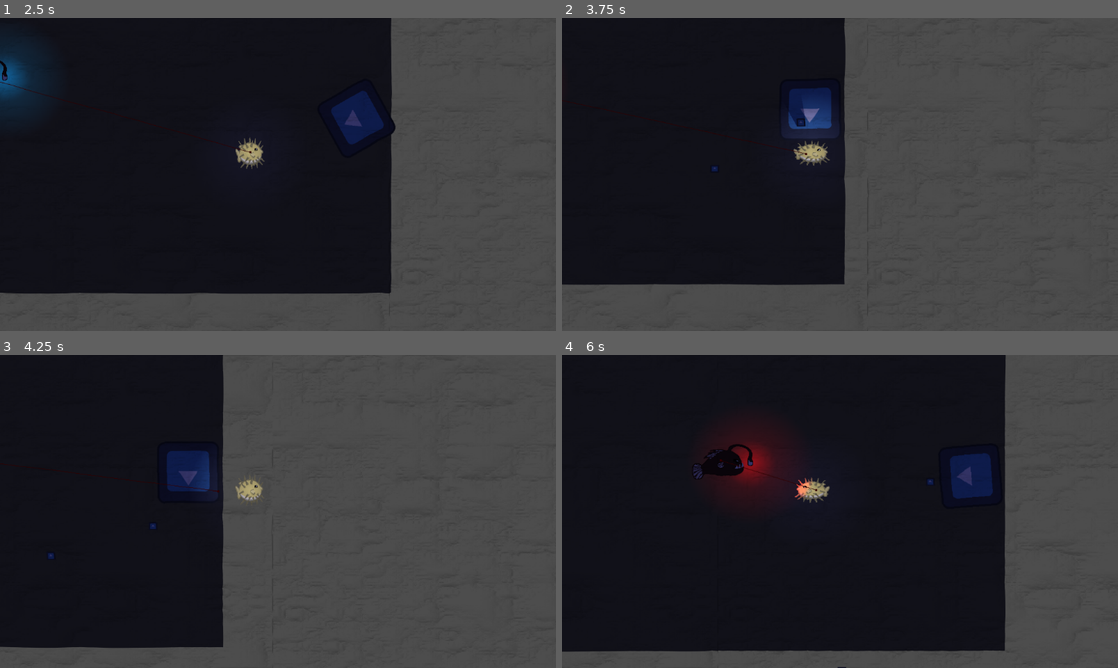
Above: before the commit, frames 1-4 (two rows, left to right).
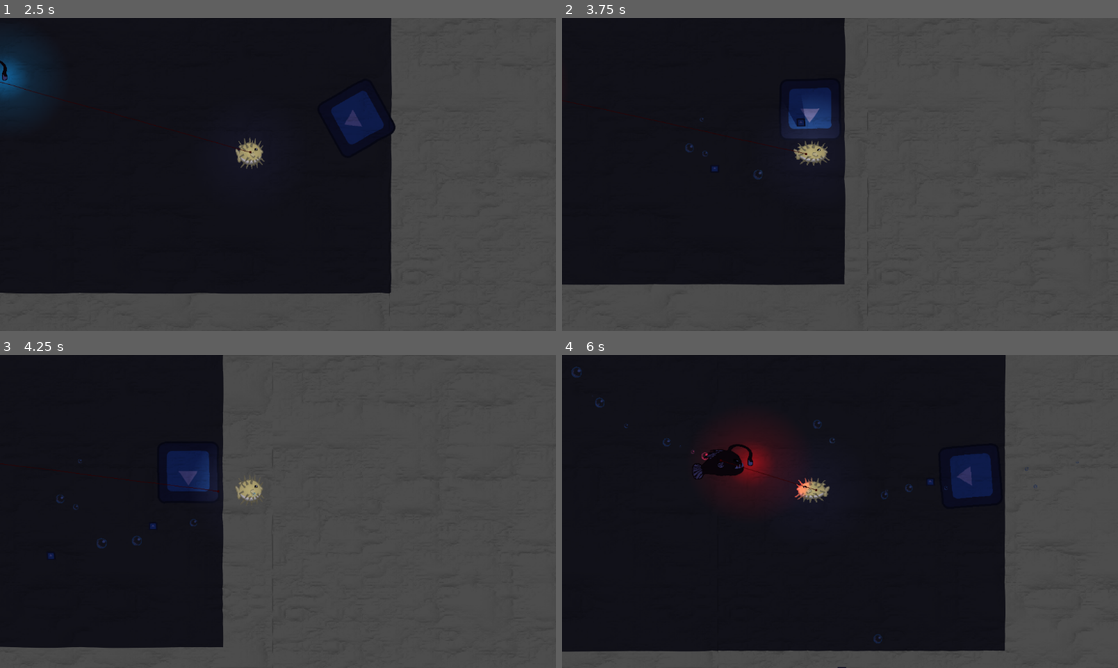
Above: after the commit, the same moments.

Repository: Chestrade/pixel-jam-2024
Game: Godot game, scene res://Scenes/main_menu.tscn
Two runs of this game, one before a commit and one after it. Both use one fixed random seed, a clock stepped at 60 frames per second and the inputs below. The engine's default icon, where the game draws it, is replaced by a stand-in: a white triangle on a blue panel in a dark square.
Inputs (mouse positions are in pixels of both pictures, inside the frame that each line leads up to):
- Up to frame 1 (2.5 s): click "Play" at 0.5 s; move the mouse to (400, 158) at 1.27 s; hold Right (swim_right) 1.28-2.03 s; hold Shift (dash) 1.28-2.03 s; move the mouse to (166, 190) at 2.02 s; hold Down (swim_down) from 2.03 s (still down); tap Space (inflate) at 2.1 s
- Up to frame 2 (3.75 s): move the mouse to (895, 105) at 2.77 s; release Down (swim_down) at 2.78 s; hold Right (swim_right) 2.78-3.53 s; hold J 2.78-3.53 s; move the mouse to (812, 237) at 3.52 s; hold W (swim_up) from 3.53 s (still down); tap Shift (dash) at 3.6 s
- Up to frame 3 (4.25 s): keep holding W (swim_up)
- Up to frame 4 (6 s): move the mouse to (1006, 558) at 4.27 s; release W (swim_up) at 4.28 s; hold Space (inflate) 4.28-5.03 s; hold Left (swim_left) 4.28-5.78 s; move the mouse to (673, 464) at 5.02 s; tap J at 5.1 s; move the mouse to (867, 511) at 5.77 s; hold Down (swim_down) from 5.78 s (still down); hold Shift (dash) from 5.78 s (still down)

Frame 1 is identical in both runs. In frame 2, less than 0.1% of the frame differs, in the area x 22-36%, y 32-52%; in frame 3, less than 0.1%; in frame 4, 0.2%, in the area x 1-93%, y 3-92%.

Commit message:
bubbles particules

Diff:
--- a/Characters/angler_fish.tscn
+++ b/Characters/angler_fish.tscn
@@ -1,6 +1,7 @@
-[gd_scene load_steps=17 format=3 uid="uid://cj1nptspt5q4w"]
+[gd_scene load_steps=18 format=3 uid="uid://cj1nptspt5q4w"]
 
 [ext_resource type="Script" path="res://Scripts/angler_fish.gd" id="1_kr2uu"]
+[ext_resource type="PackedScene" uid="uid://ro8lxae0taoi" path="res://Scenes/bubbles.tscn" id="2_05m6l"]
 [ext_resource type="AudioStream" uid="uid://43kpflg8s2q" path="res://Audio/SFX/Horror_01.ogg" id="3_u1onr"]
 [ext_resource type="AudioStream" uid="uid://dotvd8qnw4tq2" path="res://Audio/SFX/Water_Underwater_Angler_01.ogg" id="4_2te46"]
 [ext_resource type="AudioStream" uid="uid://k2mcwfrwub7g" path="res://Audio/SFX/Horror_02.ogg" id="4_nd6ju"]
@@ -69,6 +70,8 @@
 script = ExtResource("1_kr2uu")
 nav_agent = NodePath("Navigation/NavigationAgent2D")
 healthColors = Array[Color]([Color(0, 0.920814, 0.539955, 1), Color(0.917647, 0.917647, 0.203922, 1), Color(1, 0.47451, 0, 1), Color(1, 0, 0, 1)])
+
+[node name="Bubbles" parent="." instance=ExtResource("2_05m6l")]
 
 [node name="Audio Streams" type="Node" parent="."]
 
--- a/Characters/player_blowfish.tscn
+++ b/Characters/player_blowfish.tscn
@@ -8,6 +8,7 @@
 [ext_resource type="AudioStream" uid="uid://b1j1gbdtkocpv" path="res://Audio/SFX/Water_Underwater_splash_02.ogg" id="5_r3m2q"]
 [ext_resource type="AudioStream" uid="uid://bq3ev6blchqi5" path="res://Audio/SFX/Water_Underwater_splash_03.ogg" id="6_jeu1x"]
 [ext_resource type="AudioStream" uid="uid://dvutvoyex3gve" path="res://Audio/SFX/Water_Underwater_splash_04.ogg" id="7_knawm"]
+[ext_resource type="PackedScene" uid="uid://ro8lxae0taoi" path="res://Scenes/bubbles.tscn" id="9_dd8cb"]
 
 [sub_resource type="SpriteFrames" id="SpriteFrames_wyglf"]
 animations = [{
@@ -73,6 +74,7 @@
 sprite_frames = SubResource("SpriteFrames_wyglf")
 
 [node name="CollisionShape2D" type="CollisionShape2D" parent="."]
+visible = false
 position = Vector2(4, 0)
 shape = SubResource("CircleShape2D_5wixs")
 
@@ -92,6 +94,7 @@
 one_shot = true
 
 [node name="Trash Pickup Area" type="Area2D" parent="." groups=["Player"]]
+visible = false
 collision_layer = 2
 collision_mask = 8
 
@@ -119,4 +122,6 @@
 max_polyphony = 2
 bus = &"Player"
 
+[node name="Bubbles" parent="." instance=ExtResource("9_dd8cb")]
+
 [connection signal="timeout" from="SinkTimer" to="." method="_on_sink_timer_timeout"]
--- a/Characters/projectile.tscn
+++ b/Characters/projectile.tscn
@@ -1,7 +1,8 @@
-[gd_scene load_steps=14 format=3 uid="uid://bc0rkpe0u0r20"]
+[gd_scene load_steps=15 format=3 uid="uid://bc0rkpe0u0r20"]
 
 [ext_resource type="Script" path="res://Scripts/projectile.gd" id="1_ow5dx"]
 [ext_resource type="Texture2D" uid="uid://d0egbrasmuxvw" path="res://icon.svg" id="1_wiwml"]
+[ext_resource type="PackedScene" uid="uid://ro8lxae0taoi" path="res://Scenes/bubbles.tscn" id="3_vtswu"]
 
 [sub_resource type="CircleShape2D" id="CircleShape2D_mgagi"]
 
@@ -98,6 +99,8 @@
 explosiveness = 0.8
 randomness = 0.55
 
+[node name="Bubbles" parent="." instance=ExtResource("3_vtswu")]
+
 [node name="Impact SFX" type="AudioStreamPlayer2D" parent="."]
 stream = SubResource("AudioStreamRandomizer_vw1ii")
 
--- /dev/null
+++ b/Scenes/bubbles.tscn
@@ -0,0 +1,26 @@
+[gd_scene load_steps=3 format=3 uid="uid://ro8lxae0taoi"]
+
+[ext_resource type="Texture2D" uid="uid://df51im6sbpyhw" path="res://Art/Tiles and Sprites/Environment elements/Bubble.png" id="1_llr4d"]
+
+[sub_resource type="ParticleProcessMaterial" id="ParticleProcessMaterial_lldbm"]
+lifetime_randomness = 0.41
+particle_flag_disable_z = true
+emission_shape = 1
+emission_sphere_radius = 34.89
+inherit_velocity_ratio = -0.2
+direction = Vector3(0, 0, 0)
+gravity = Vector3(0, -40, 0)
+scale_min = 0.1
+anim_speed_max = 1.73
+turbulence_noise_strength = 11.19
+turbulence_noise_scale = 6.295
+turbulence_noise_speed_random = 4.0
+turbulence_influence_min = 0.0
+turbulence_influence_max = 0.0
+collision_mode = 2
+
+[node name="Bubbles" type="GPUParticles2D"]
+amount = 20
+process_material = SubResource("ParticleProcessMaterial_lldbm")
+texture = ExtResource("1_llr4d")
+lifetime = 5.0
Not shown: 1 places in Characters/player_blowfish.tscn that only renumber resources
